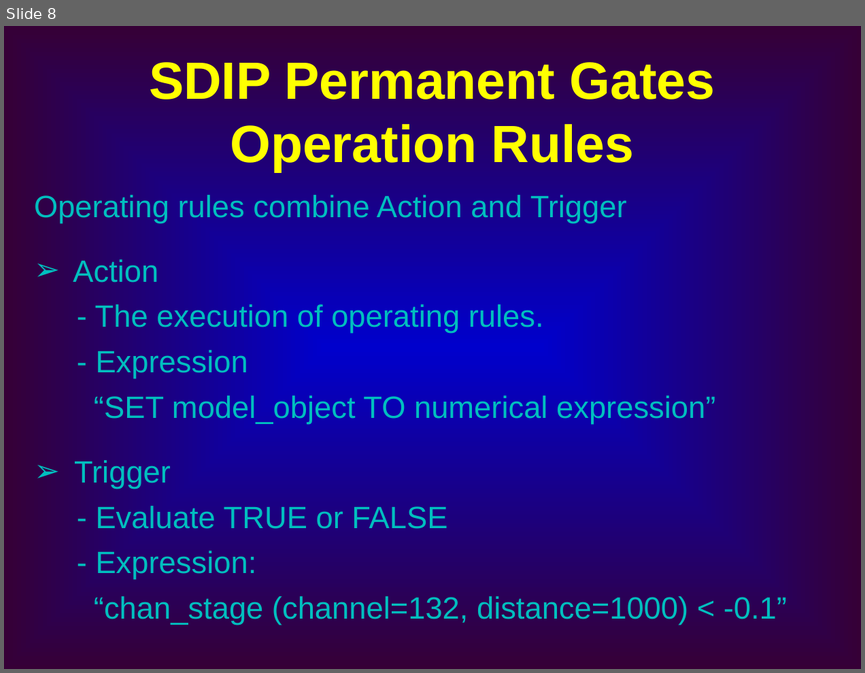
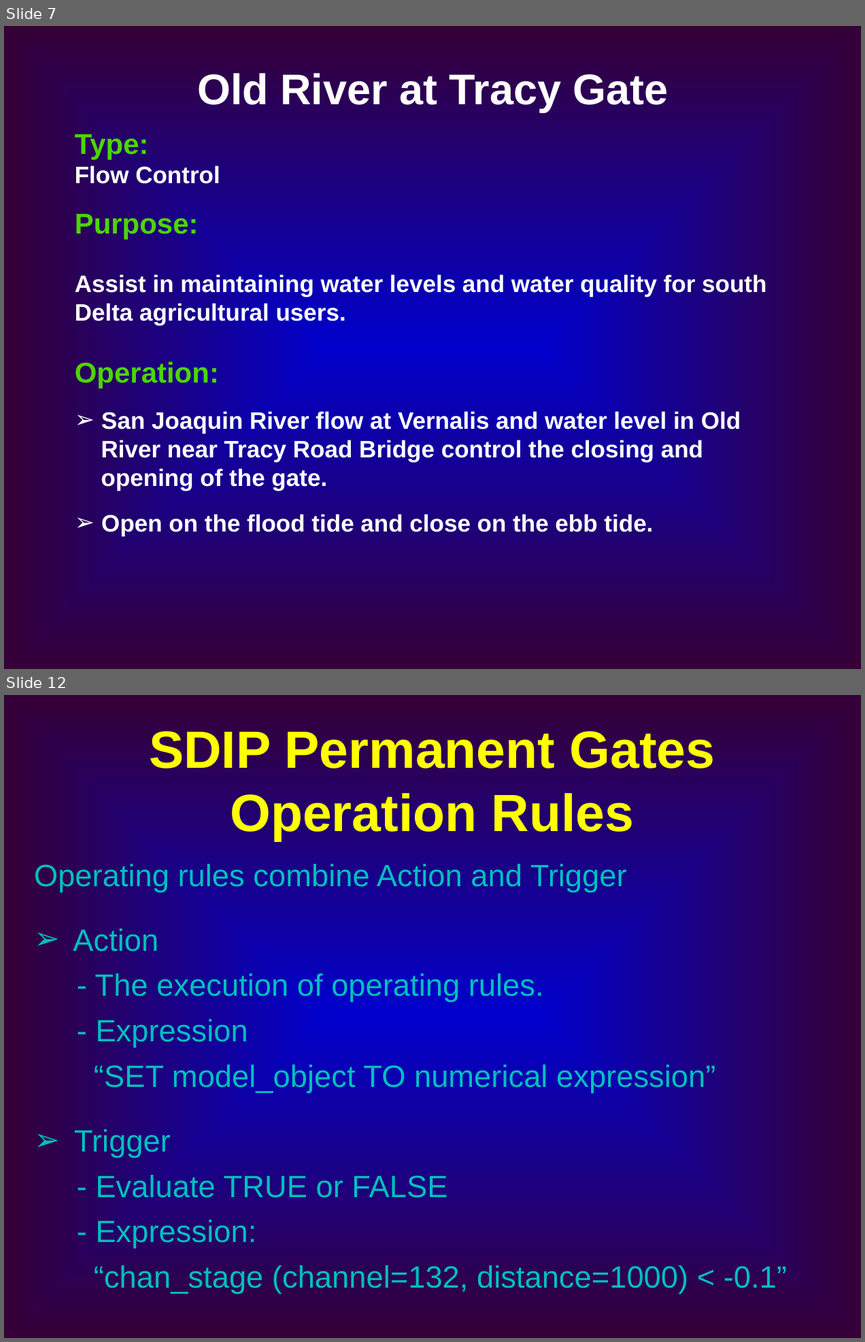
Before and after one commit to CADWRDeltaModeling/dsm2, a slide deck: dsm2/presentations/DSM2 Operting Rule.ppt. Shown one above the other, each under a label of ours: slide 8 before the commit, slides 7 and 12 after it; the slides between them are not shown. The pictures are 865x673 and 865x1342 pixels, drawn with LibreOffice and Linux fonts; fonts in the diff are those of the drawing. Boxes give left, top, right and bottom in pixels: in the first picture for what was removed or moved away, otherwise in the second. Text is boxed around its words. In the diff, an @@ line names an element or a change of style, - is before the commit and + after.

```diff
--- a/dsm2/presentations/DSM2 Operting Rule.ppt
+++ b/dsm2/presentations/DSM2 Operting Rule.ppt
@@ slide 7 added at [4, 26, 861, 669], background gradient #0000CC to #360036 @@
@@ text added at [197, 73, 668, 112], 36 pt, text #FFFFFF, bold @@
+Old River at Tracy Gate
@@ text added at [75, 134, 766, 536], 20 pt, text #FFFFFF, bold @@
+Type:
+Flow Control
+Purpose:
+Assist in maintaining water levels and water quality for south Delta agricultural users.
+Operation:
+➢ San Joaquin River flow at Vernalis and water level in Old
+River near Tracy Road Bridge control the closing and
+opening of the gate.
+➢ Open on the flood tide and close on the ebb tide.
@@ what was slide 8 is now slide 12 @@
```
Also in this commit, not shown: 9 slides changed, 4 other slides added.
